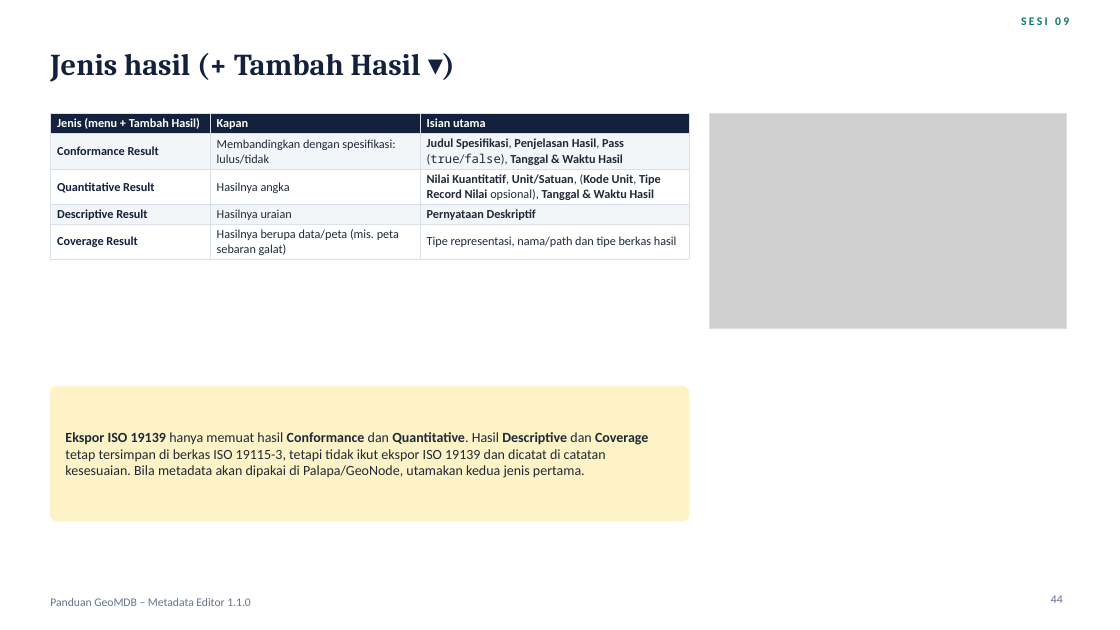
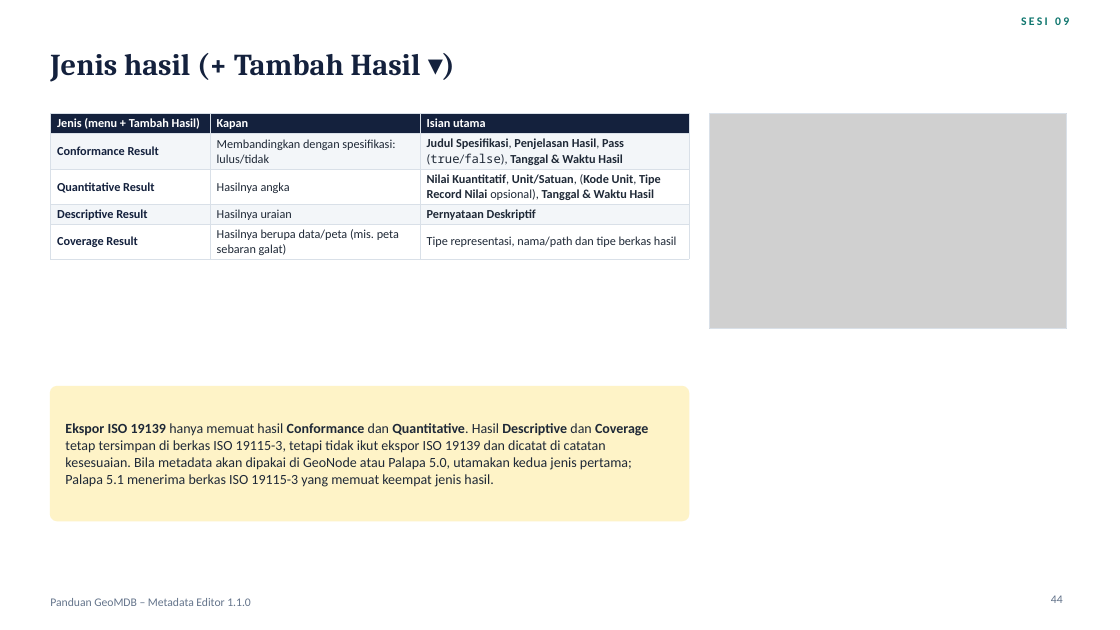
Before and after one commit to wendraalqassam/iso19115_metadata_editor, a slide deck: slide 44 of docs/Panduan-GeoMDB-Metadata-Editor.pptx. Drawn at 1120x630 pixels with LibreOffice and Linux fonts; fonts in the diff are those of the drawing; grey boxes stand for pictures. Boxes give left, top, right and bottom in pixels: in the first picture for what was removed or moved away, otherwise in the second. Text is boxed around its words. In the diff, an @@ line names an element or a change of style, - is before the commit and + after.

Commit message:
Guide and README: Palapa 5.1 accepts ISO 19115-3, Palapa 5.0 does not
Palapa 5.1 takes the ISO 19115-3 file written by Save (no XML declaration), so content without an
ISO 19139 equivalent reaches the portal; Palapa 5.0 still needs the ISO 19139 "Untuk Palapa / CSW"
export. The deck gains a "Palapa 5.0 dan 5.1" slide in session 13 (98 slides) and the export table,
special conditions, case study A, troubleshooting, FAQ, overview and summary slides are updated.

```diff
--- a/docs/Panduan-GeoMDB-Metadata-Editor.pptx
+++ b/docs/Panduan-GeoMDB-Metadata-Editor.pptx
@@ text at (65, 423, 648, 487): text changed @@
-Ekspor ISO 19139 hanya memuat hasil Conformance dan Quantitative. Hasil Descriptive dan Coverage tetap tersimpan di berkas ISO 19115-3, tetapi tidak ikut ekspor ISO 19139 dan dicatat di catatan kesesuaian. Bila metadata akan dipakai di Palapa/GeoNode, utamakan kedua jenis pertama.
+Ekspor ISO 19139 hanya memuat hasil Conformance dan Quantitative. Hasil Descriptive dan Coverage tetap tersimpan di berkas ISO 19115-3, tetapi tidak ikut ekspor ISO 19139 dan dicatat di catatan kesesuaian. Bila metadata akan dipakai di GeoNode atau Palapa 5.0, utamakan kedua jenis pertama; Palapa 5.1 menerima berkas ISO 19115-3 yang memuat keempat jenis hasil.
```
Also in this commit, not shown: 12 other slides changed, 1 slide added, 1 other file.
